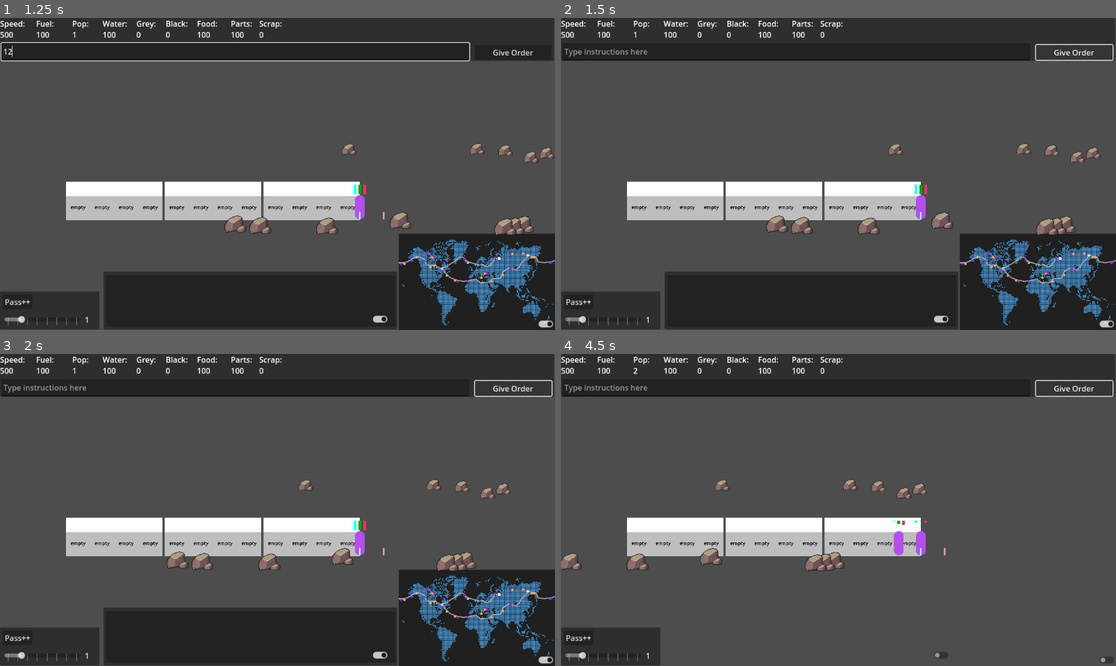
Above: before the commit, frames 1-4 (two rows, left to right).
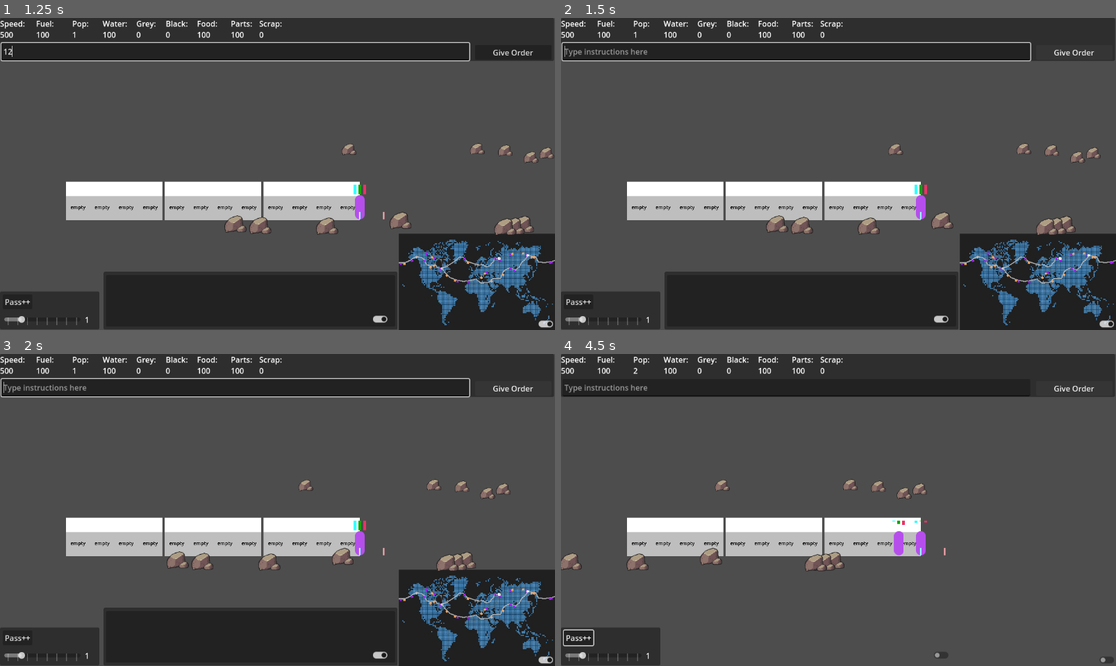
Above: after the commit, the same moments.

Repository: Sphinx111/ed_and_morgs_train_builder
Game: Godot game, scene res://Scenes/traincar.tscn
The game is run twice, just before and just after one commit, with the same random seed, the same clock (stepped at 60 frames per second) and the same inputs.
Inputs (mouse positions are in pixels of both pictures, inside the frame that each line leads up to):
- Up to frame 1 (1.25 s): click (233, 52) at 0.52 s; type "12" at 0.6 s
- Up to frame 2 (1.5 s): click "Give Order" at 1.25 s
- Up to frame 3 (2 s): no input
- Up to frame 4 (4.5 s): click "Pass++" at 2 s; click (1104, 659) at 2.75 s; click (938, 656) at 3.5 s; click "Give Order" at 4.25 s

Frame 1 is identical in both runs. In frame 2, 0.9% of the frame differs, in the area x 0-100%, y 7-15%; in frame 3, 0.9%; in frame 4, 0.2%.

Commit message:
Minor tweak and bugfix
Fix for junctions "sticking" and not changing again

Diff:
--- a/Scenes/junction.tscn
+++ b/Scenes/junction.tscn
@@ -4,7 +4,7 @@
 [ext_resource type="Script" uid="uid://bglyum5ik214v" path="res://Scenes/junction.gd" id="2_xqfnk"]
 
 [sub_resource type="RectangleShape2D" id="RectangleShape2D_67byq"]
-size = Vector2(1080.63, 1080.63)
+size = Vector2(1560.91, 1560.91)
 
 [node name="Junction" type="Sprite2D"]
 scale = Vector2(0.016657, 0.016657)
@@ -15,6 +15,8 @@
 input_pickable = true
 
 [node name="CollisionShape2D" type="CollisionShape2D" parent="StaticBody2D"]
+position = Vector2(0, 3.57835e-05)
+scale = Vector2(1, 1)
 shape = SubResource("RectangleShape2D_67byq")
 
 [connection signal="input_event" from="StaticBody2D" to="." method="switch"]
--- a/Scenes/traincar.tscn
+++ b/Scenes/traincar.tscn
@@ -118,6 +118,7 @@
 offset_top = 56.0
 offset_right = 1145.0
 offset_bottom = 87.0
+focus_mode = 0
 text = "Give Order"
 
 [node name="WorldMap" parent="BasicUI" instance=ExtResource("2_ksonv")]
@@ -137,6 +138,7 @@
 offset_top = 7.0
 offset_right = 605.0
 offset_bottom = 114.0
+focus_mode = 0
 
 [node name="DebugPanel" type="Panel" parent="BasicUI"]
 layout_mode = 0
@@ -158,6 +160,7 @@
 offset_top = 43.0
 offset_right = 167.0
 offset_bottom = 73.0
+focus_mode = 0
 mouse_filter = 1
 max_value = 5.0
 step = 0.5
@@ -180,6 +183,7 @@
 offset_top = 53.0
 offset_right = 1155.0
 offset_bottom = 82.0
+focus_mode = 0
 button_pressed = true
 
 [node name="ThoughtsToggle" type="CheckButton" parent="BasicUI/DebugPanel"]
@@ -188,6 +192,7 @@
 offset_top = 42.0
 offset_right = 811.0
 offset_bottom = 73.0
+focus_mode = 0
 button_pressed = true
 
 [node name="Train" type="Node2D" parent="."]
